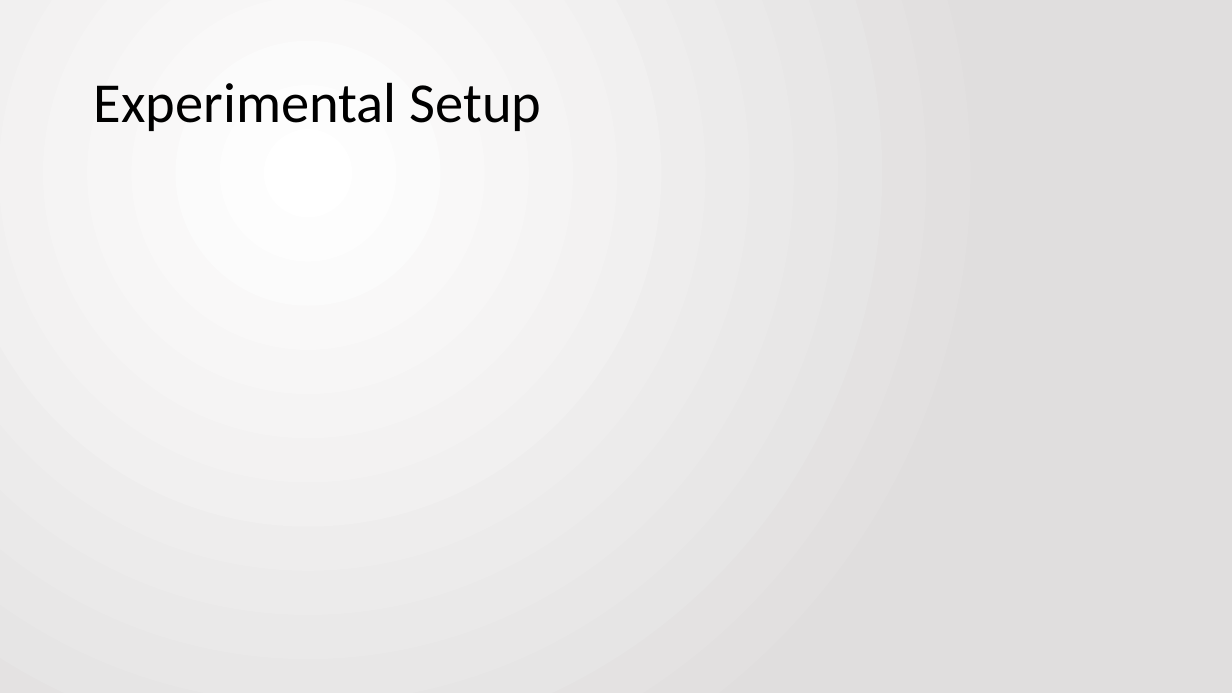
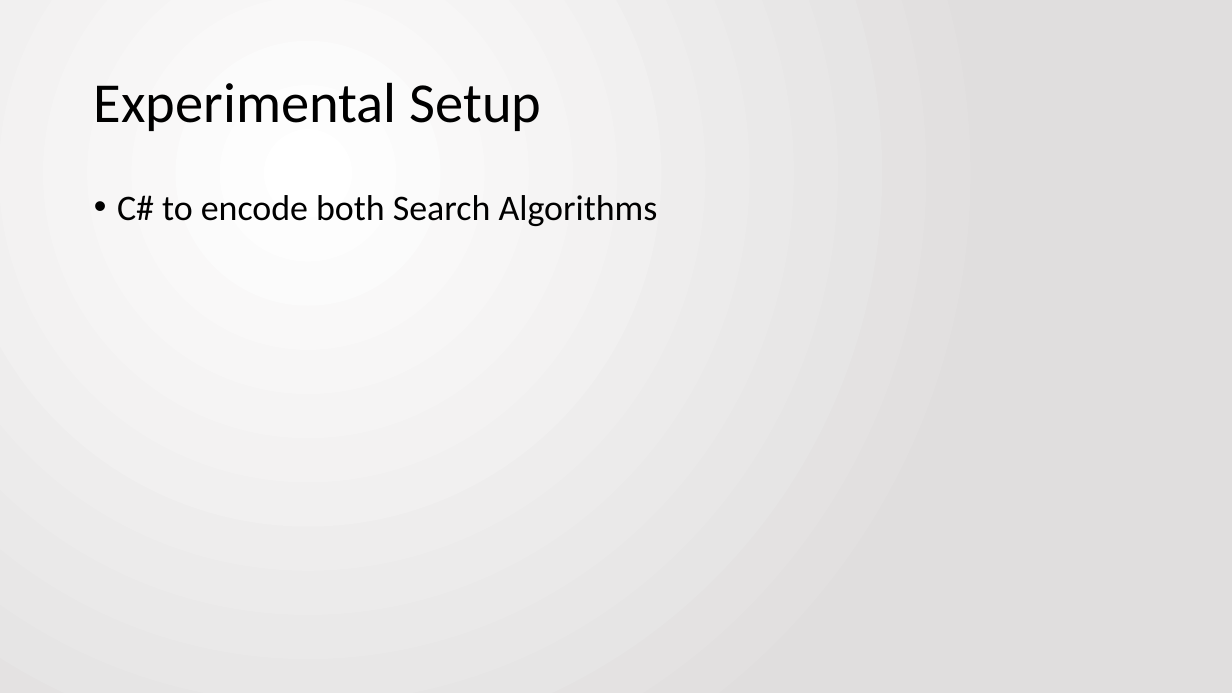
Before and after one commit to jbfitz/EECS405, a slide deck: slide 13 of Final Paper/presentation.pptx (slide 11 before the commit). Drawn at 1232x693 pixels with LibreOffice and Linux fonts; fonts in the diff are those of the drawing. Boxes give left, top, right and bottom in pixels: in the first picture for what was removed or moved away, otherwise in the second. Text is boxed around its words. In the diff, an @@ line names an element or a change of style, - is before the commit and + after.

```diff
--- a/Final Paper/presentation.pptx
+++ b/Final Paper/presentation.pptx
@@ text added at (117,195,658,226), 28 pt, text #000000 @@
+• C# to encode both Search Algorithms
```
Also in this commit, not shown: 1 other slide changed, 3 slides added, 1 slide removed.
